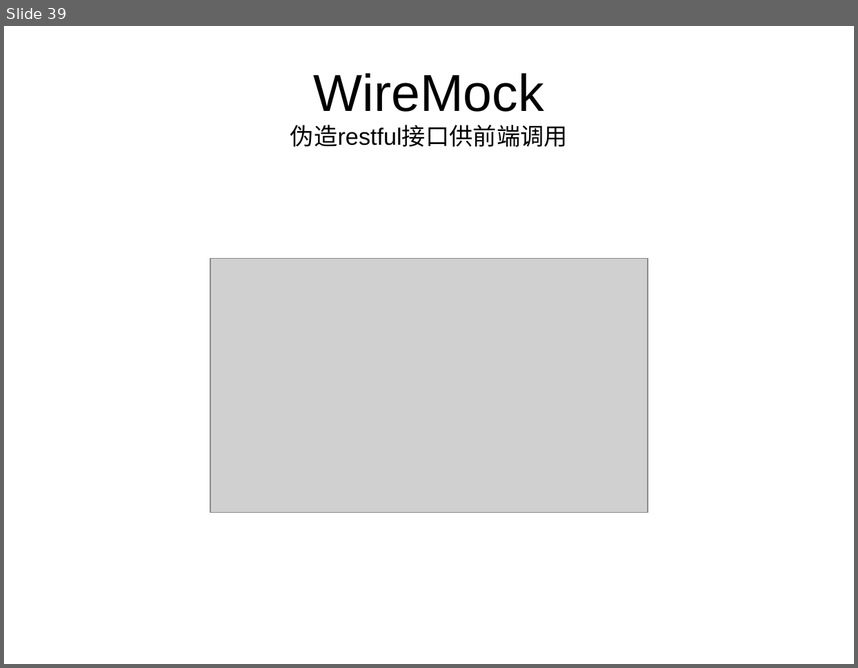
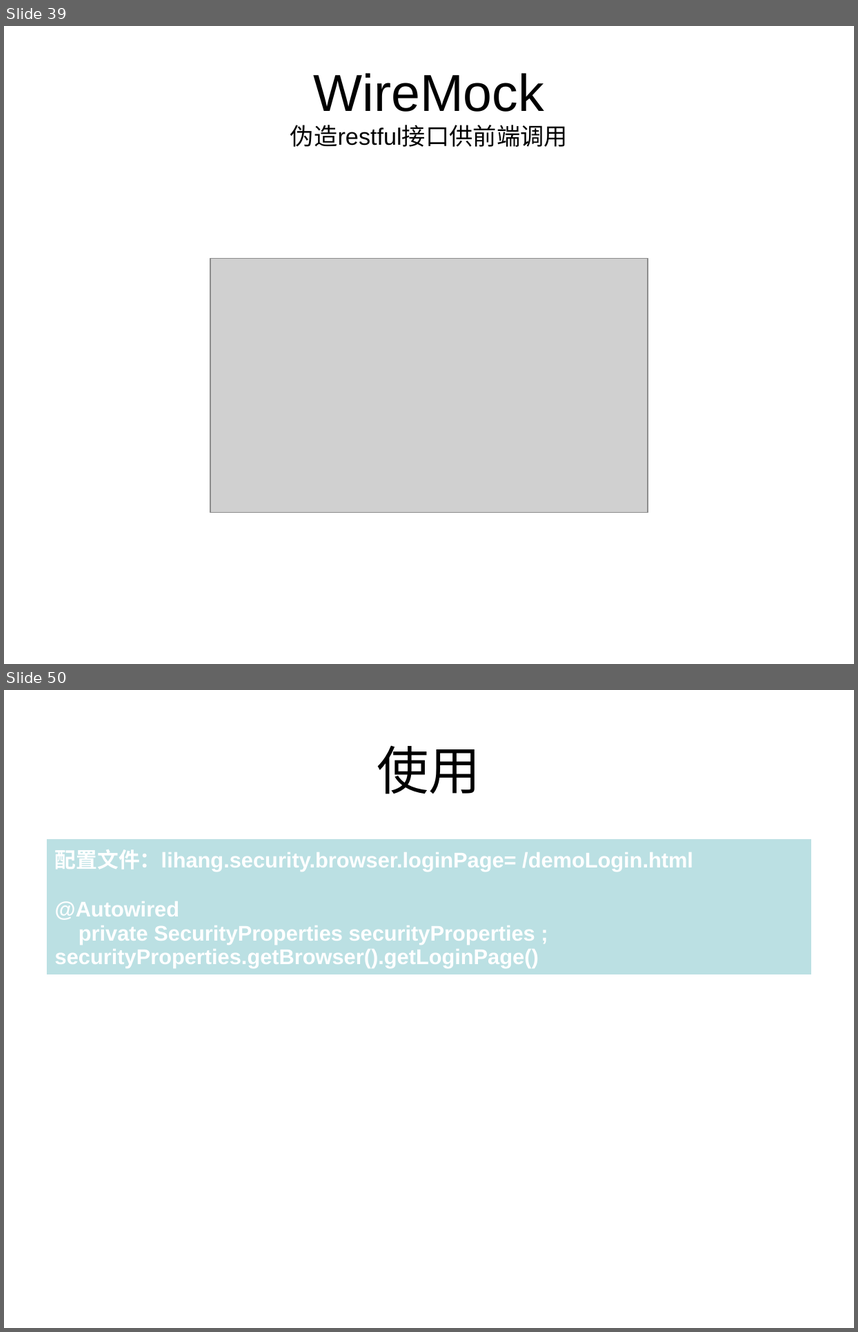
Before and after one commit to HangStarLi/Spring-Security, a slide deck: SpringSecurity.ppt. Shown one above the other, each under a label of ours: slide 39 before the commit, slides 39 and 50 after it; the slides between them are not shown. The pictures are 858x668 and 858x1332 pixels, drawn with LibreOffice and Linux fonts; fonts in the diff are those of the drawing; grey boxes stand for pictures. Boxes give left, top, right and bottom in pixels: in the first picture for what was removed or moved away, otherwise in the second. Text is boxed around its words. In the diff, an @@ line names an element or a change of style, - is before the commit and + after.

```diff
--- a/SpringSecurity.ppt
+++ b/SpringSecurity.ppt
@@ slide 50 added at box(4, 690, 854, 1328), background #FFFFFF @@
@@ title added at box(377, 745, 481, 794), 44 pt, text #000000 @@
+使用
@@ table added at box(47, 839, 811, 975), 1 rows, 1 columns @@
+配置文件：lihang.security.browser.loginPage= /demoLogin.html / @Autowired / private SecurityProperties securityProperties ; / securityProperties.getBrowser().getLoginPage()
```
Also in this commit, not shown: 11 other slides added, 31 other files.
